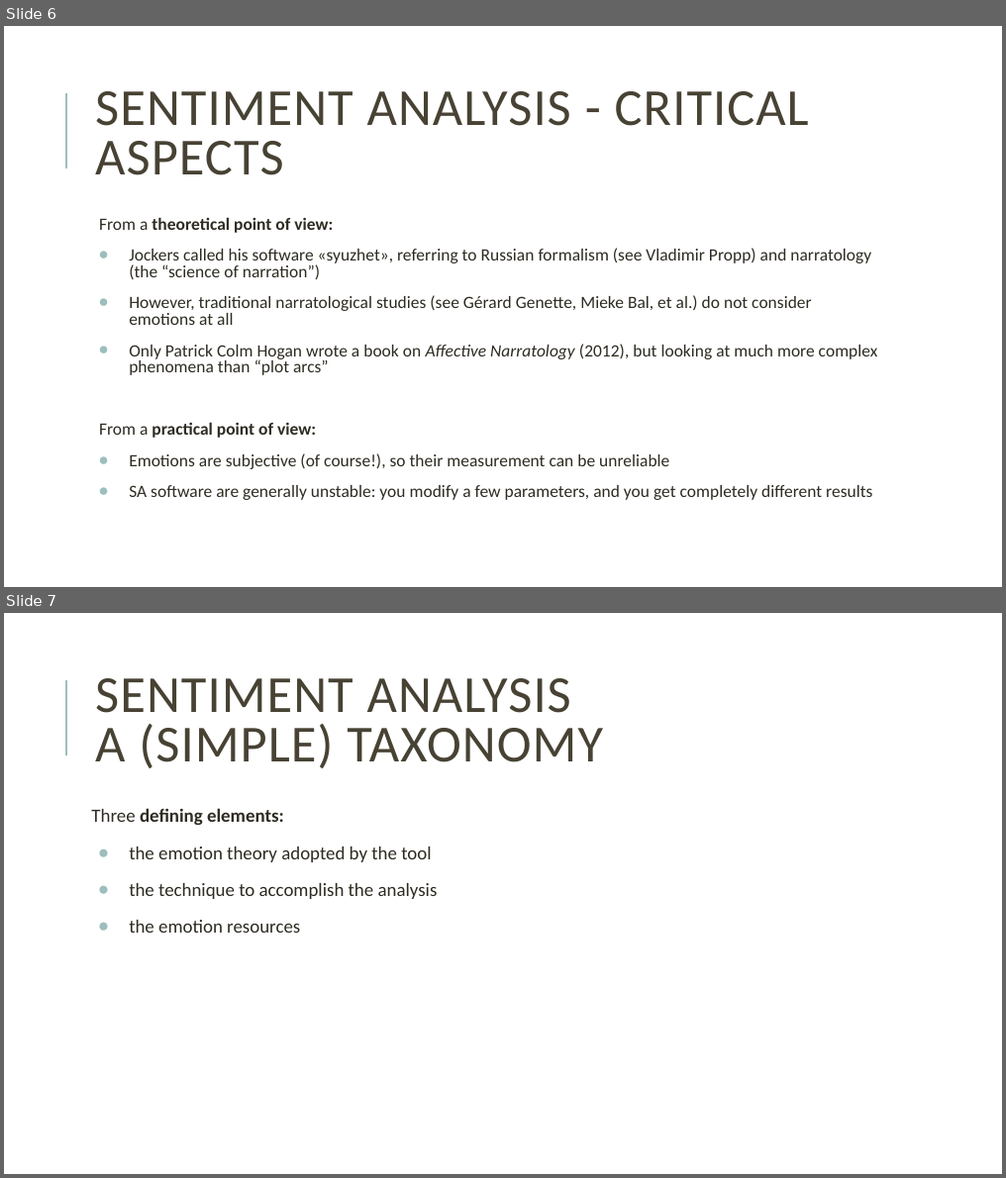
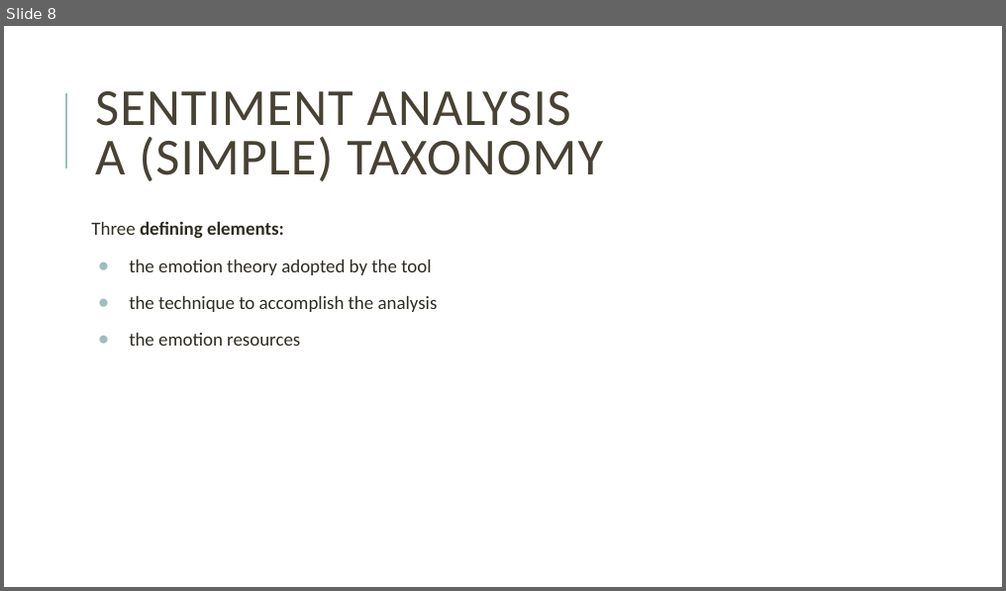
Before and after one commit to giuliagrisot/Sentiment_Analysis_CDH_2023-24, a slide deck: SA.pptx. Shown one above the other, each under a label of ours: slides 6 and 7 before the commit, slide 8 after it. The pictures are 1006x1178 and 1006x591 pixels, drawn with LibreOffice and Linux fonts; fonts in the diff are those of the drawing. Boxes give left, top, right and bottom in pixels: in the first picture for what was removed or moved away, otherwise in the second. Text is boxed around its words. In the diff, an @@ line names an element or a change of style, - is before the commit and + after.

```diff
--- a/SA.pptx
+++ b/SA.pptx
@@ slide 6 removed at [4, 26, 1002, 587], background #FFFFFF; not listed: 1 template element that a slide beside it also shows @@
@@ title removed at [95, 91, 809, 175] @@
-SENTIMENT ANALYSIS - CRITICAL ASPECTS
@@ text removed at [99, 217, 878, 500] @@
-  From a theoretical point of view:
-● Jockers called his software «syuzhet», referring to Russian formalism (see Vladimir Propp) and narratology (the “science of narration”)
-● However, traditional narratological studies (see Gérard Genette, Mieke Bal, et al.) do not consider emotions at all
-● Only Patrick Colm Hogan wrote a book on Affective Narratology (2012), but looking at much more complex phenomena than “plot arcs”
-  From a practical point of view:
-● Emotions are subjective (of course!), so their measurement can be unreliable
-● SA software are generally unstable: you modify a few parameters, and you get completely different results
@@ what was slide 7 is now slide 8 @@
```
Also in this commit, not shown: 3 slides changed, 5 slides added, 2 other slides removed.
